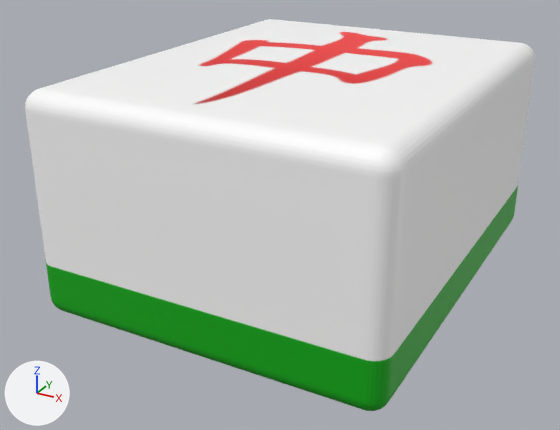
An edit to the glTF model assets/staging/tile.glb, drawn before and after from the same camera.
Camera for both pictures: a 50 mm lens placed at (1.94, -3.88, 1.6), pointed at (-0.09, -0.18, -0.25). Every picture has the same lights, and +X, +Y and +Z are marked at lower left.

Names of what the first picture shows: 'Tile'.
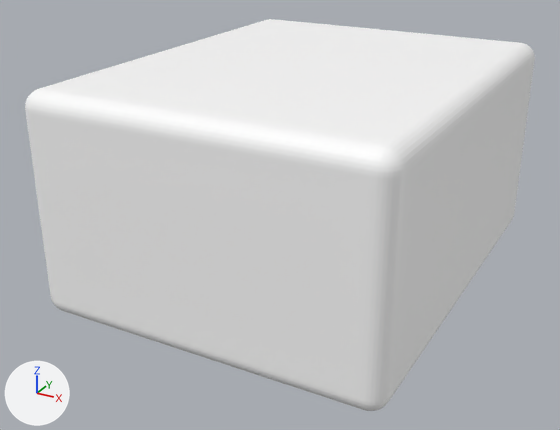
Boxes (x1, y1, x2, y2) around the edits, measured in the pictures (560 x 430 px):
```json
{"object": "Tile", "change": "recoloured", "before": [46, 29, 518, 411], "after": [46, 29, 518, 411], "on screen": "green to grey"}
```

Edits to the scene script, one JSON object a line:
```json
{"op": "add", "block": "mat_defaultmaterial", "code": ["mat_defaultmaterial = bpy.data.materials.new('DefaultMaterial')", "mat_defaultmaterial.use_nodes = True; mat_defaultmaterial.node_tree.nodes.clear()", "_N = mat_defaultmaterial.node_tree.nodes; _L = mat_defaultmaterial.node_tree.links", "n0 = _N.new('ShaderNodeOutputMaterial'); n0.name = 'Material Output'", "n1 = _N.new('ShaderNodeBsdfPrincipled'); n1.name = 'Principled BSDF'", "n2 = _N.new('ShaderNodeVertexColor'); n2.name = 'Color Attribute'", "_L.new(n1.outputs[0], n0.inputs[0])  # 'BSDF' to 'Surface'", "_L.new(n2.outputs[0], n1.inputs[0])  # 'Color' to 'Base Color'"]}
{"block": "me_tile", "where": "me_tile.from_pydata(...)  # 488 vertices, 972 faces; spans x -1.0..1.0, y -1.24..1.24, z -0.63..0.63"}
{"op": "remove", "block": "me_tile", "code": "me_tile.materials.append(mat_tile_base_material)"}
{"op": "add", "block": "me_tile", "code": "me_tile.materials.append(mat_defaultmaterial)"}
```
